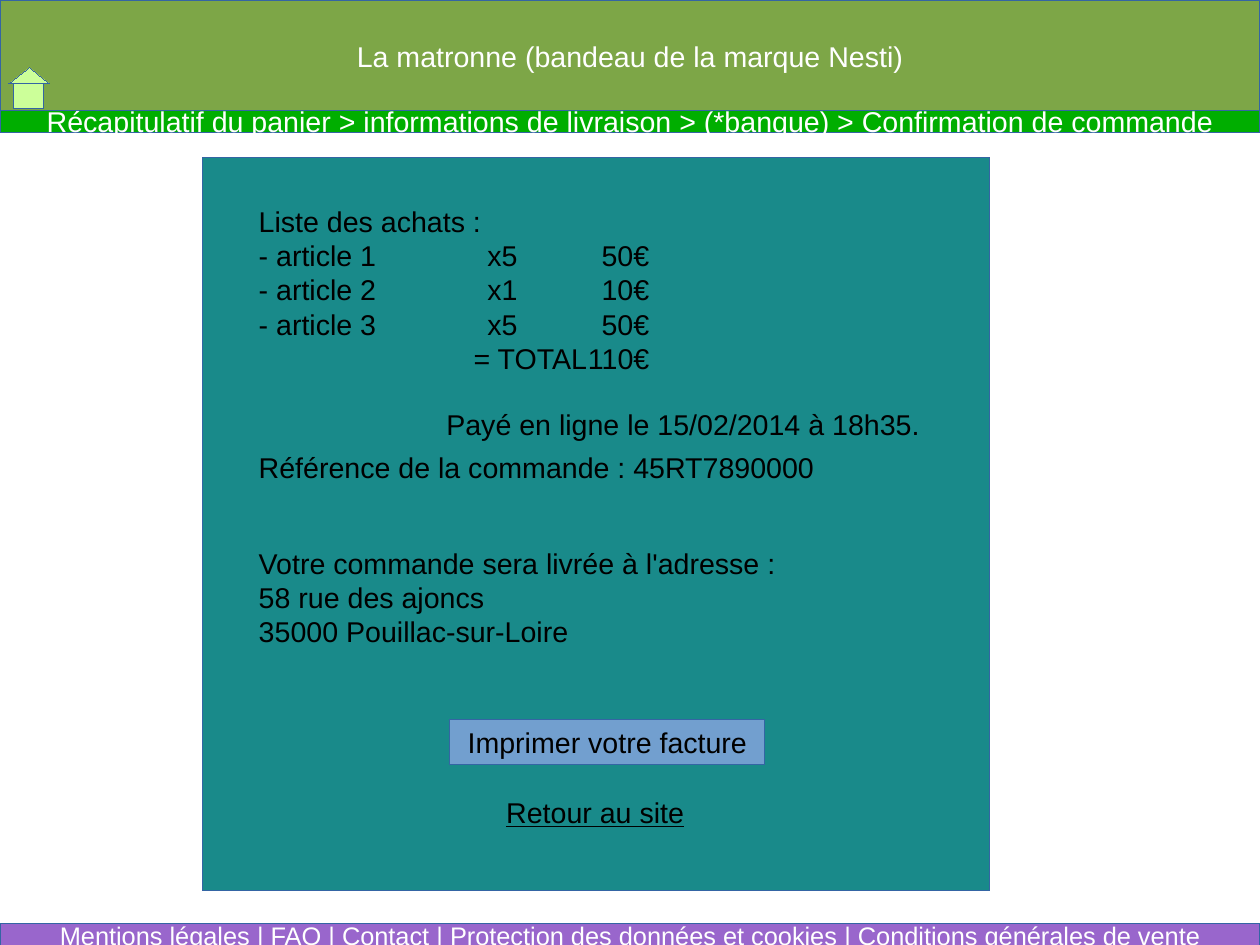
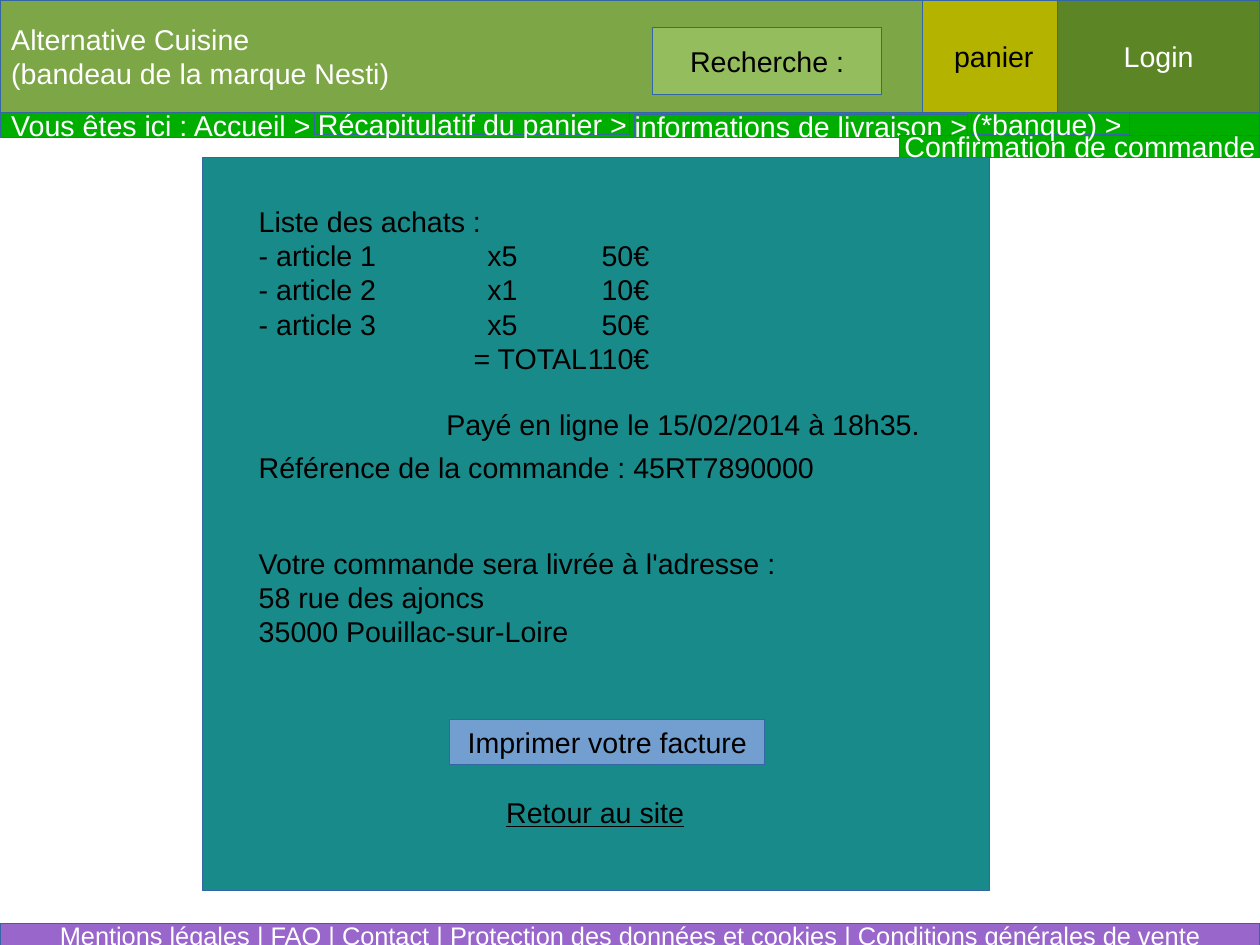
Before and after one commit to MarieRoseLejay/NESTI, a slide deck: slide 12 of VisuelSite.odp (slide 11 before the commit). Drawn at 1260x945 pixels with LibreOffice and Linux fonts; fonts in the diff are those of the drawing. Boxes give left, top, right and bottom in pixels: in the first picture for what was removed or moved away, otherwise in the second. Text is boxed around its words. In the diff, an @@ line names an element or a change of style, - is before the commit and + after.

```diff
--- a/VisuelSite.odp
+++ b/VisuelSite.odp
@@ text in rectangle at box(11, 29, 389, 90): text changed @@
-La matronne (bandeau de la marque Nesti)
+Alternative Cuisine
+(bandeau de la marque Nesti)
@@ rectangle added at box(653, 27, 883, 95), fill #94BD5E, outline #3465A4 0 pt, 18 pt, text #000000 @@
+Recherche :
@@ rectangle added at box(923, 0, 1058, 112), fill #B3B300, outline #3465A4 0 pt, 18 pt, text #000000 @@
+panier
@@ rectangle added at box(1058, 0, 1260, 112), fill #5C8526, outline #3465A4 0 pt, 18 pt, text #FFFFFF @@
+Login
@@ triangle removed at box(9, 67, 49, 83) @@
@@ rectangle removed at box(13, 83, 43, 107) @@
@@ rectangle removed at box(0, 110, 1260, 133) @@
-Récapitulatif du panier > informations de livraison > (*banque) > Confirmation de commande
@@ rectangle added at box(0, 112, 1260, 137), fill #00AE00, outline #3465A4 0 pt, 18 pt, text #FFFFFF @@
+Vous êtes ici : Accueil >
@@ rectangle added at box(316, 112, 631, 135), fill #00AE00, outline #3465A4 0 pt, 18 pt, text #FFFFFF @@
+Récapitulatif du panier >
@@ rectangle added at box(635, 114, 967, 137), fill #00AE00, outline #3465A4 0 pt, 18 pt, text #FFFFFF @@
+informations de livraison >
@@ rectangle added at box(972, 112, 1130, 135), fill #00AE00, outline #3465A4 0 pt, 18 pt, text #FFFFFF @@
+(*banque) >
@@ rectangle added at box(900, 135, 1260, 158), fill #00AE00, outline #3465A4 0 pt, 18 pt, text #FFFFFF @@
+Confirmation de commande
```
Also in this commit, not shown: 15 other slides changed, 1 slide added, 2 slides removed, 2 other files.
